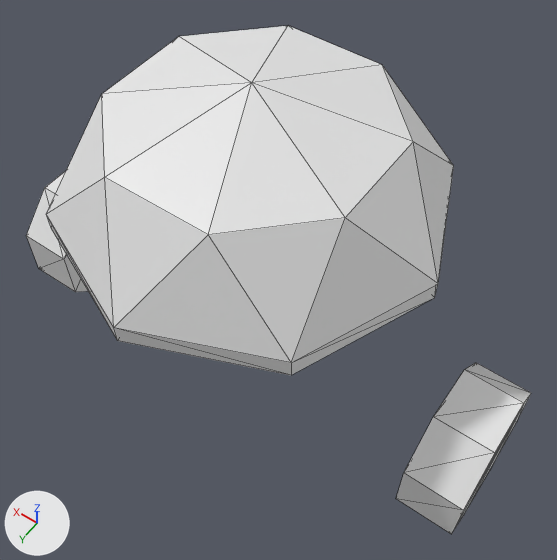
The OBJ model assets/meshes/GumballGolem/GumballGolem_CED6E2_neck.obj: old version first, new version second.
The view is the same before and after, from a camera (50 mm lens) standing at (-4.91, 6.3, 9.44) and looking at (-0.49, 0.11, -0.29). Lighting does not change. The marker at lower left points along +X, +Y and +Z. The first picture is the older version. Mesh edges are drawn as thin lines. Where no turn or scale is listed for an object, it has been applied to the vertices. Vertices at exactly the same position are counted once.

Objects in the first picture: 'GumballGolem_CED6E2_neck'.
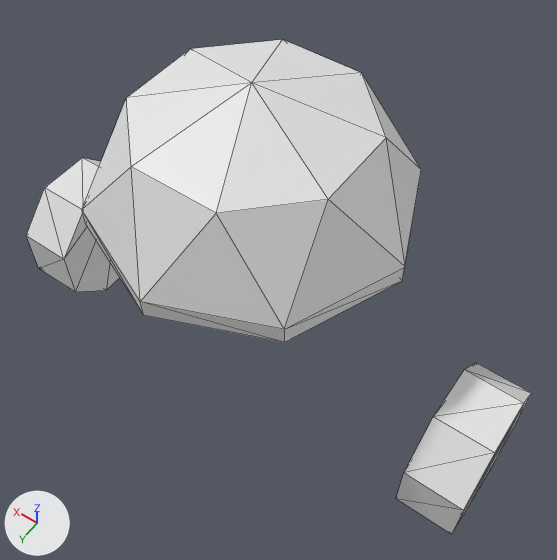
What differs and where, as boxes (x1, y1, x2, y2) in the pictures (557 x 560 px; the box of a moved part takes in the faces that stretch with it):
```json
{"object": "GumballGolem_CED6E2_neck", "change": "reshaped", "before": [26, 26, 531, 534], "after": [26, 40, 531, 534]}
{"part": 1, "of": "me_gumballgolem_ced6e2_neck", "change": "moved or reshaped", "before": [46, 26, 454, 375], "after": [82, 40, 421, 342]}
```

Scene script edits in JSON lines:
```json
{"block": "me_gumballgolem_ced6e2_neck", "where": "# used by ob_gumballgolem_ced6e2_neck; location = (0.0, 0.0, 0.0)"}
{"op": "remove", "block": "me_gumballgolem_ced6e2_neck", "code": "me_gumballgolem_ced6e2_neck.from_pydata(...)  # 57 vertices, 102 faces; spans x -4.6..4.6, y -3.0..3.0, z -3.28..3.28"}
{"op": "add", "block": "me_gumballgolem_ced6e2_neck", "code": "me_gumballgolem_ced6e2_neck.from_pydata(...)  # 57 vertices, 102 faces; spans x -4.6..4.6, y -2.5..2.5, z -3.28..3.28"}
{"block": "me_gumballgolem_ced6e2_neck", "change": "me_gumballgolem_ced6e2_neck part 1: the loose piece of 25 vertices spanning x -3.0..3.0, y -3.0..3.0, z 1.08..3.28 is scaled about its middle by (0.833, 0.833, 1)"}
```
